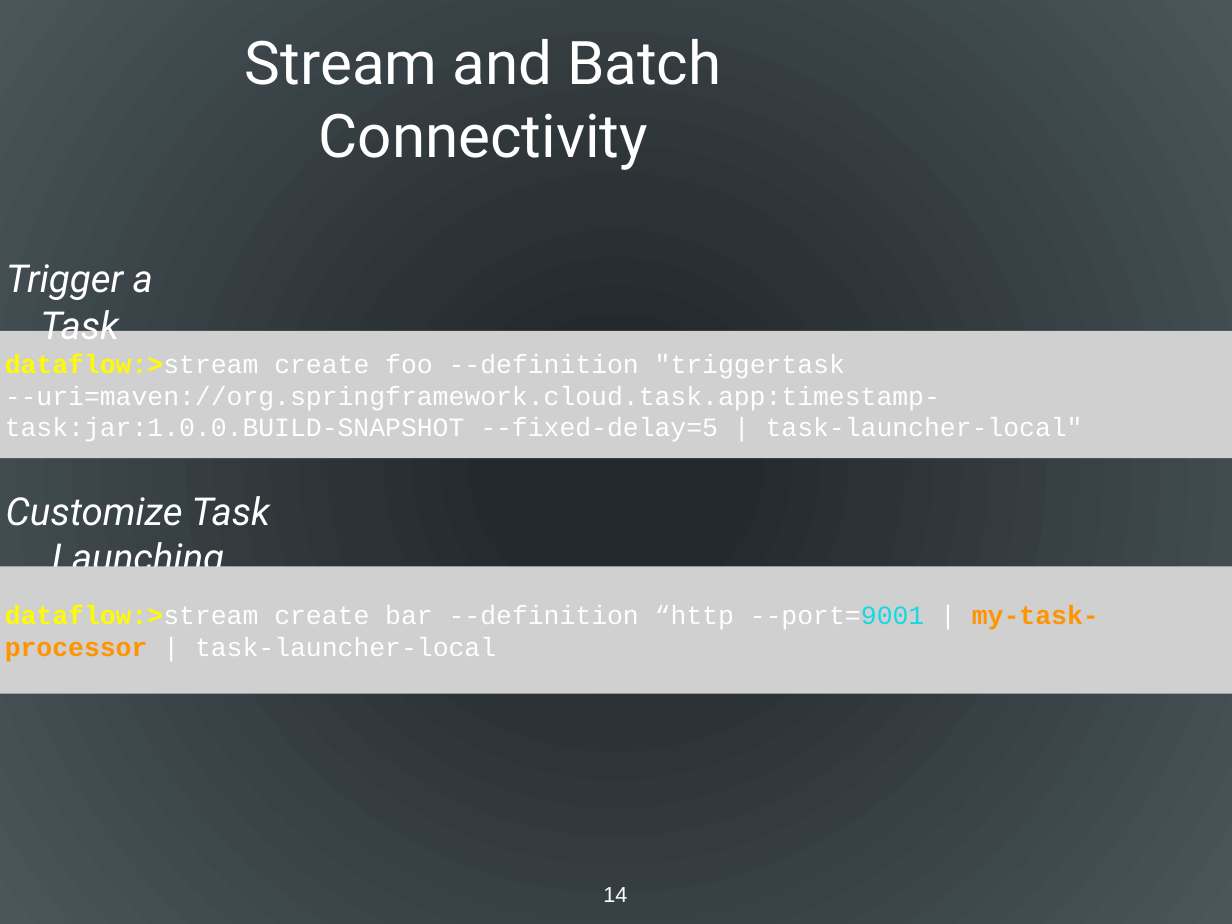
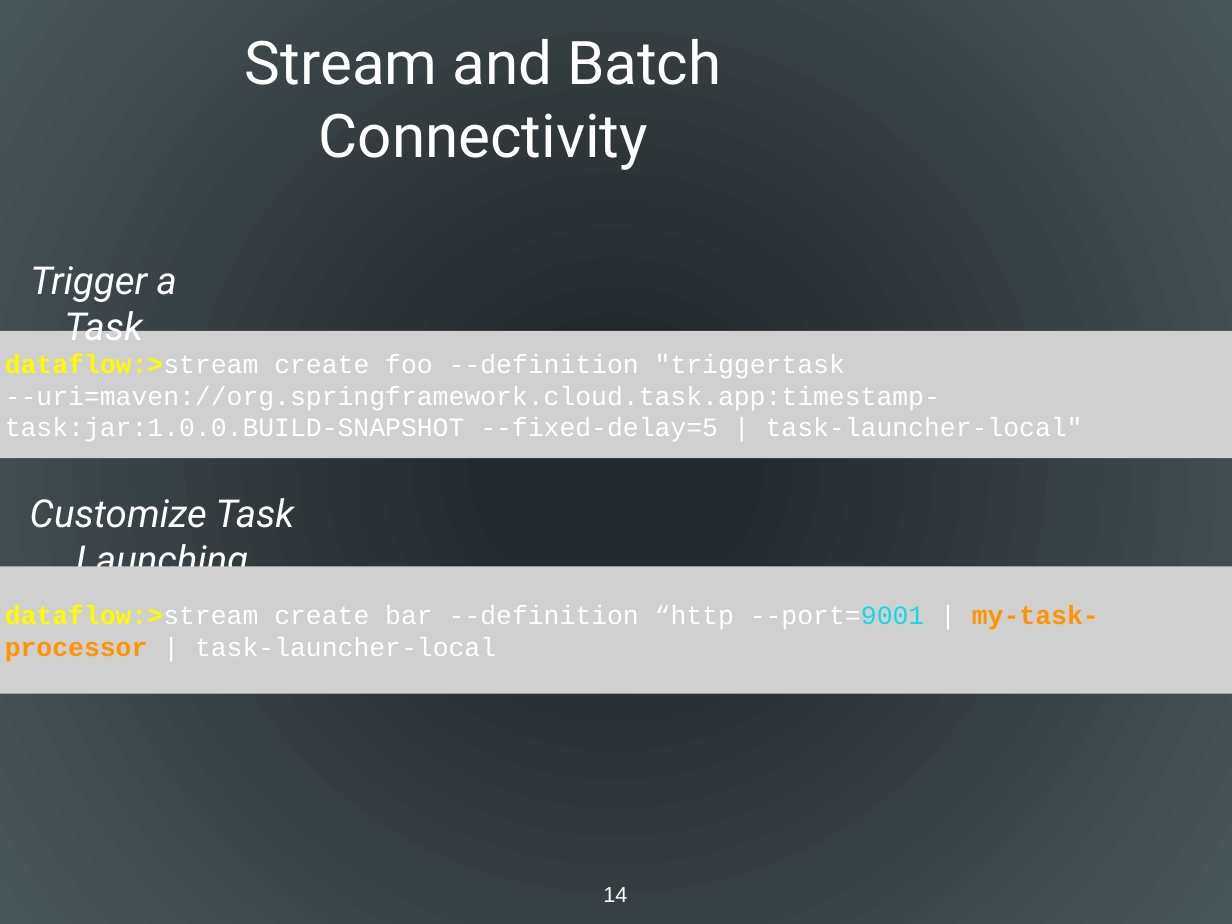
Before and after one commit to wxlund/DNDataflow, a slide deck: slide 14 of presentations/06_Tasks_In_SCDF.pptx. Drawn at 1232x924 pixels with LibreOffice and Linux fonts; fonts in the diff are those of the drawing; grey boxes stand for pictures. Boxes give left, top, right and bottom in pixels: in the first picture for what was removed or moved away, otherwise in the second. Text is boxed around its words. In the diff, an @@ line names an element or a change of style, - is before the commit and + after.

```diff
--- a/presentations/06_Tasks_In_SCDF.pptx
+++ b/presentations/06_Tasks_In_SCDF.pptx
@@ text "Trigger a Task": place and size @@
-text "Trigger a Task" at bbox=[6, 264, 153, 339]
+text "Trigger a Task" at bbox=[30, 266, 177, 340]
@@ text "Customize Task Launching": place and size @@
-text "Customize Task Launching" at bbox=[6, 496, 271, 581]
+text "Customize Task Launching" at bbox=[30, 498, 295, 583]
```
Also in this commit, not shown: 6 other slides changed, 1 other file.
